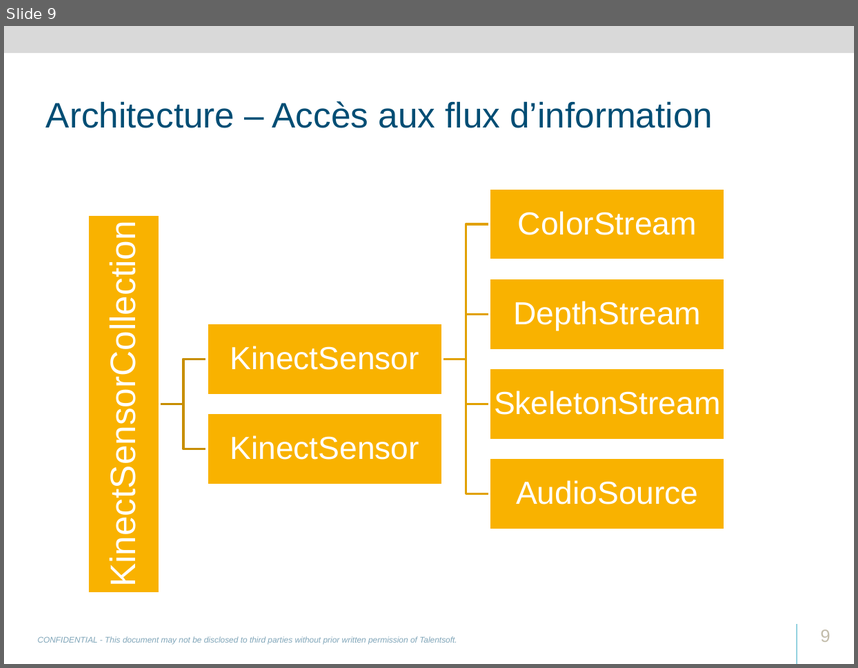
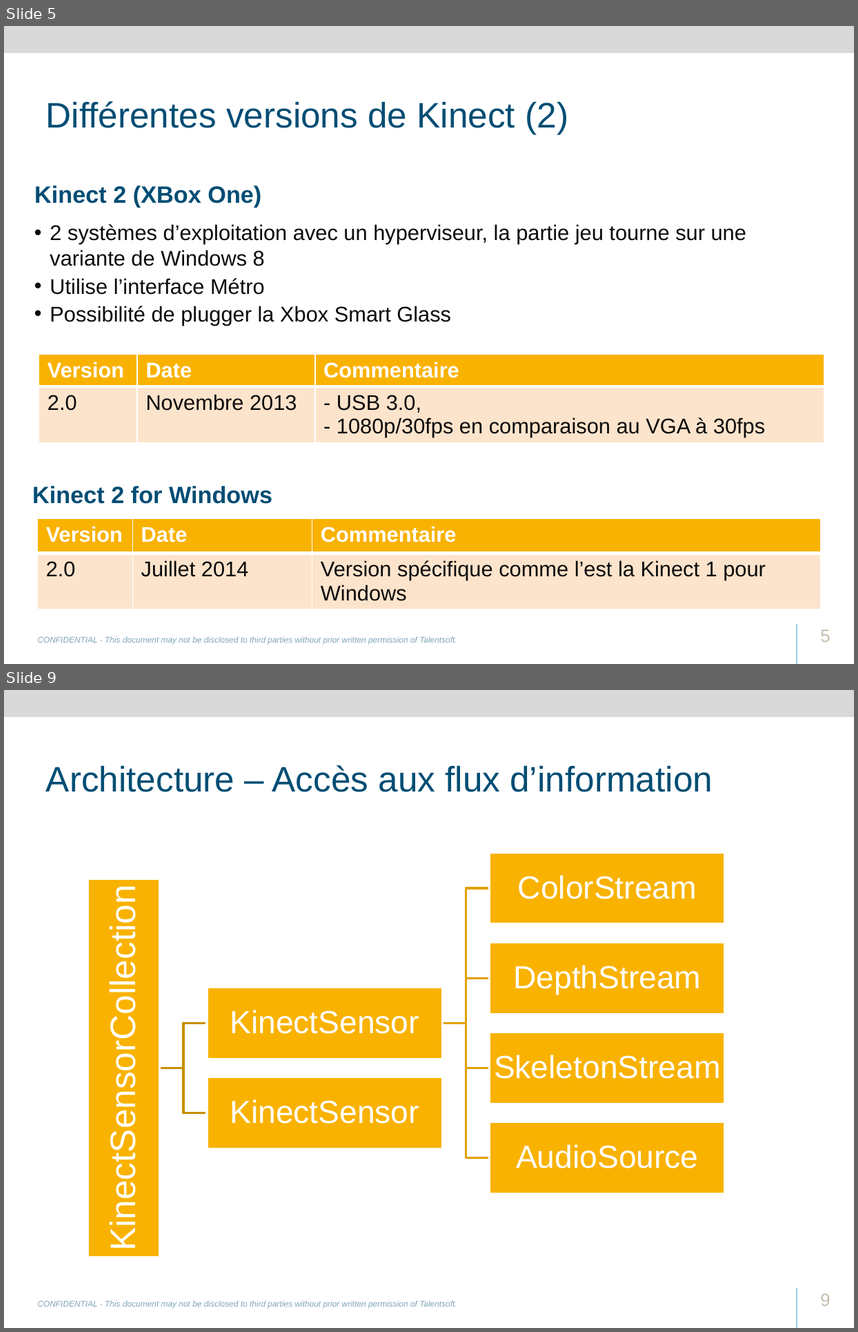
Before and after one commit to svanacker/cen-info-kinect, a slide deck: Talentsoft-RD-Academy-Kinect.pptx. Shown one above the other, each under a label of ours: slide 9 before the commit, slides 5 and 9 after it; the slides between them are not shown. The pictures are 858x668 and 858x1332 pixels, drawn with LibreOffice and Linux fonts; fonts in the diff are those of the drawing; background and template pictures are left out. Boxes give left, top, right and bottom in pixels: in the first picture for what was removed or moved away, otherwise in the second. Text is boxed around its words. In the diff, an @@ line names an element or a change of style, - is before the commit and + after.

```diff
--- a/Talentsoft-RD-Academy-Kinect.pptx
+++ b/Talentsoft-RD-Academy-Kinect.pptx
@@ slide 5 added at [4,26,854,664], background #FFFFFF; not listed: 3 template elements that a slide beside it also shows @@
@@ title added at [46,101,568,134], 30 pt, text #004D74 @@
+Différentes versions de Kinect (2)
@@ text added at [32,185,746,503], 18 pt, text #0B0A0A @@
+• Kinect 2 (XBox One)
+  • 2 systèmes d’exploitation avec un hyperviseur, la partie jeu tourne sur une variante de Windows 8
+  • Utilise l’interface Métro
+  • Possibilité de plugger la Xbox Smart Glass
+Kinect 2 for Windows
@@ table added at [39,354,824,448], 2 rows, 3 columns @@
+Version | Date | Commentaire
+2.0 | Novembre 2013 | - USB 3.0, / - 1080p/30fps en comparaison au VGA à 30fps
@@ table added at [37,518,821,612], 2 rows, 3 columns @@
+Version | Date | Commentaire
+2.0 | Juillet 2014 | Version spécifique comme l’est la Kinect 1 pour Windows
@@ page number added at [820,629,830,641], 15 pt, text #C3BDAB @@
+5
```
Also in this commit, not shown: 4 slides changed, 8 other slides added, 2 slides removed, 4 other files.
